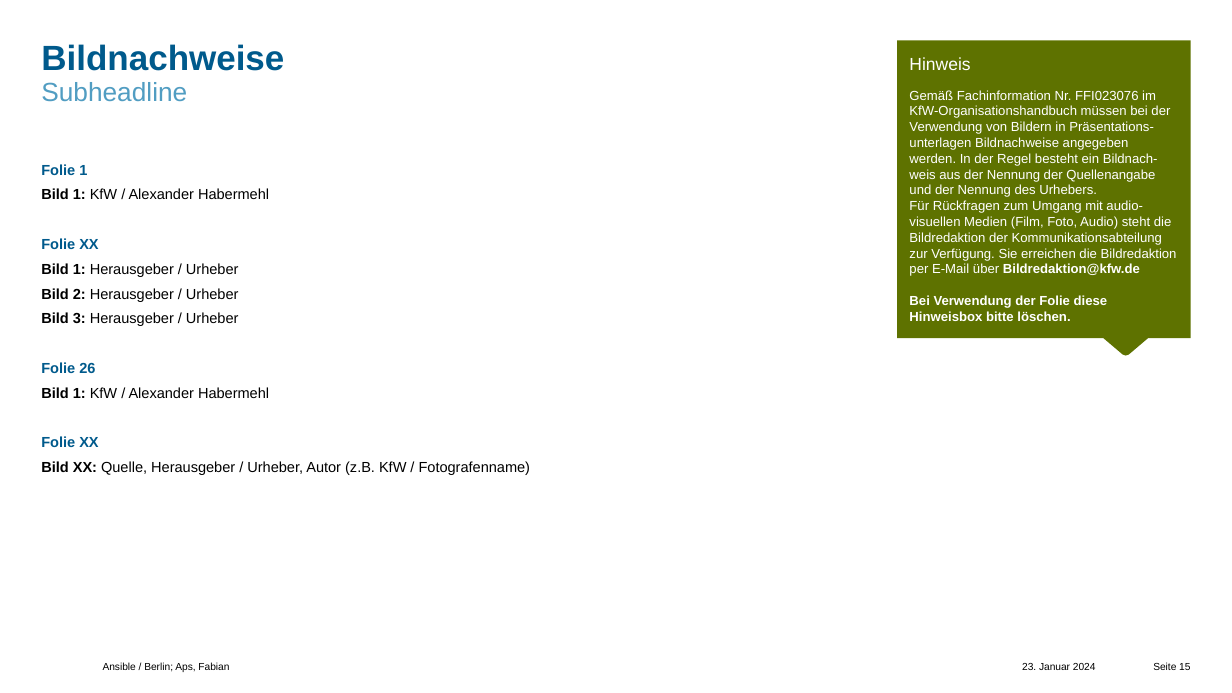
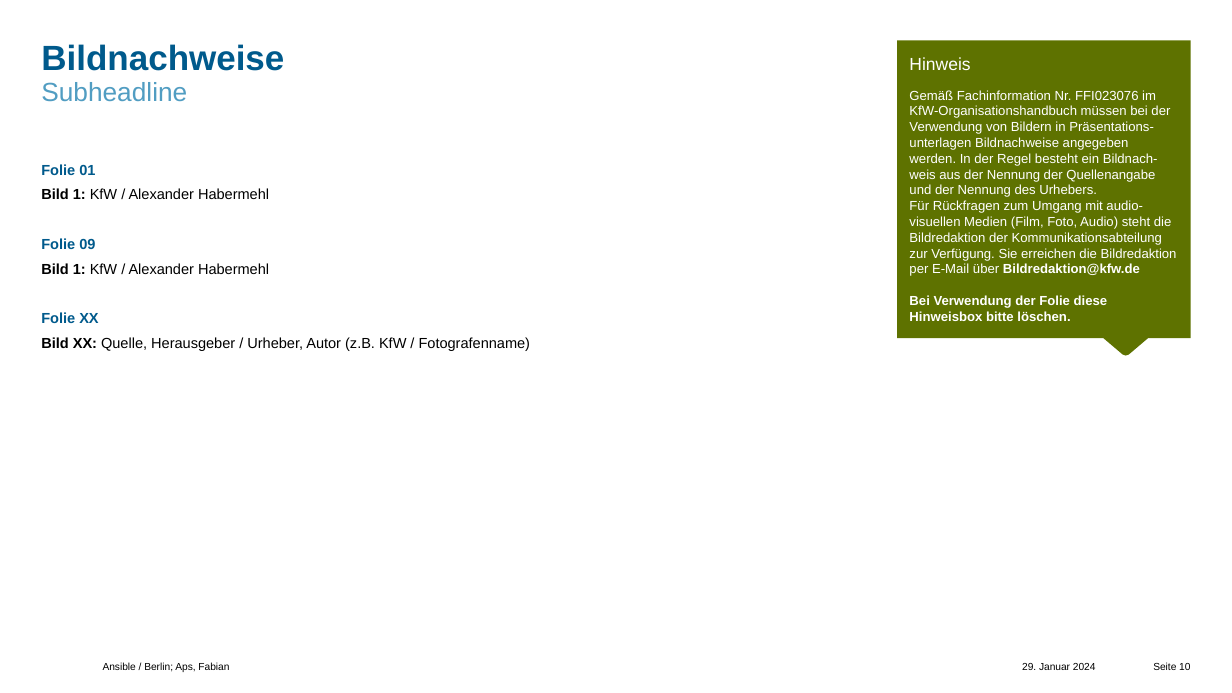
Before and after one commit to comboomPunkTsucht/OSZIMT-repo-ITA12_aps, a slide deck: slide 10 of Drites AusbildungsJahr/Ansible-ITA12-Aps,Fabian-KfW.pptx (slide 15 before the commit). Drawn at 1232x693 pixels with LibreOffice and Linux fonts; fonts in the diff are those of the drawing; background and template pictures are left out. Boxes give left, top, right and bottom in pixels: in the first picture for what was removed or moved away, otherwise in the second. Text is boxed around its words. In the diff, an @@ line names an element or a change of style, - is before the commit and + after.

```diff
--- a/Drites AusbildungsJahr/Ansible-ITA12-Aps,Fabian-KfW.pptx
+++ b/Drites AusbildungsJahr/Ansible-ITA12-Aps,Fabian-KfW.pptx
@@ text at [41,164,95,175]: text changed @@
-Folie 1
+Folie 01
@@ text at [41,238,95,249]: text changed; text colour #000000 to #005A8C; bold on @@
-Folie XX
-Bild 1: Herausgeber / Urheber
-Bild 2: Herausgeber / Urheber
-Bild 3: Herausgeber / Urheber
-Folie 26
+Folie 09
@@ text at [1022,663,1096,670]: text changed @@
-23. Januar 2024
+29. Januar 2024
@@ page number at [1153,662,1190,670]: text changed @@
-Seite 15
+Seite 10
```
Also in this commit, not shown: 25 other slides changed, 5 slides removed, 1 other file.
